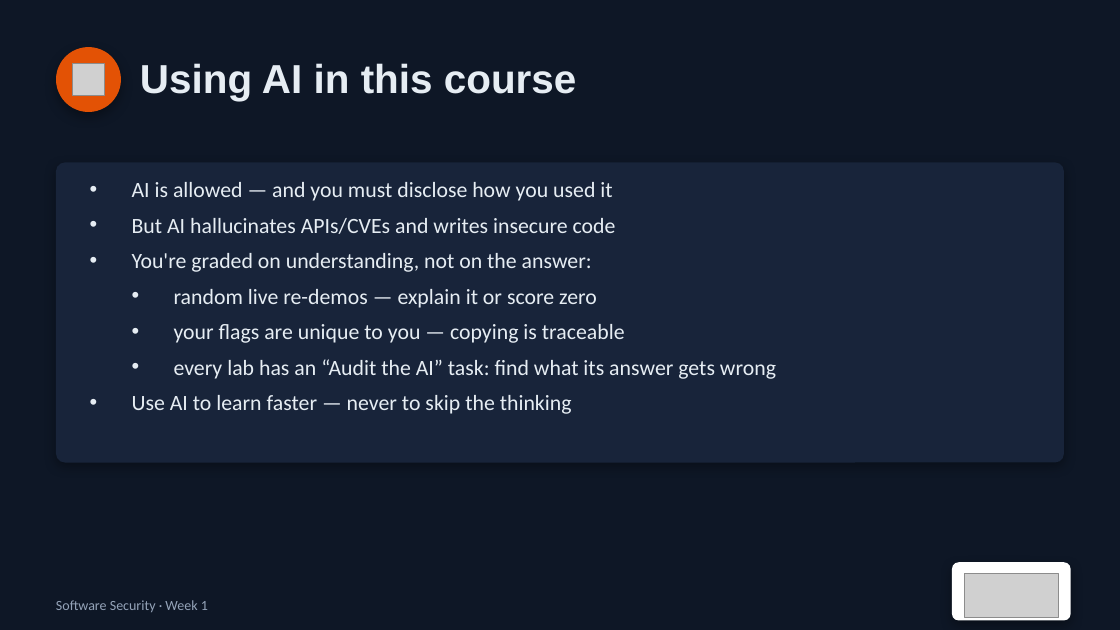
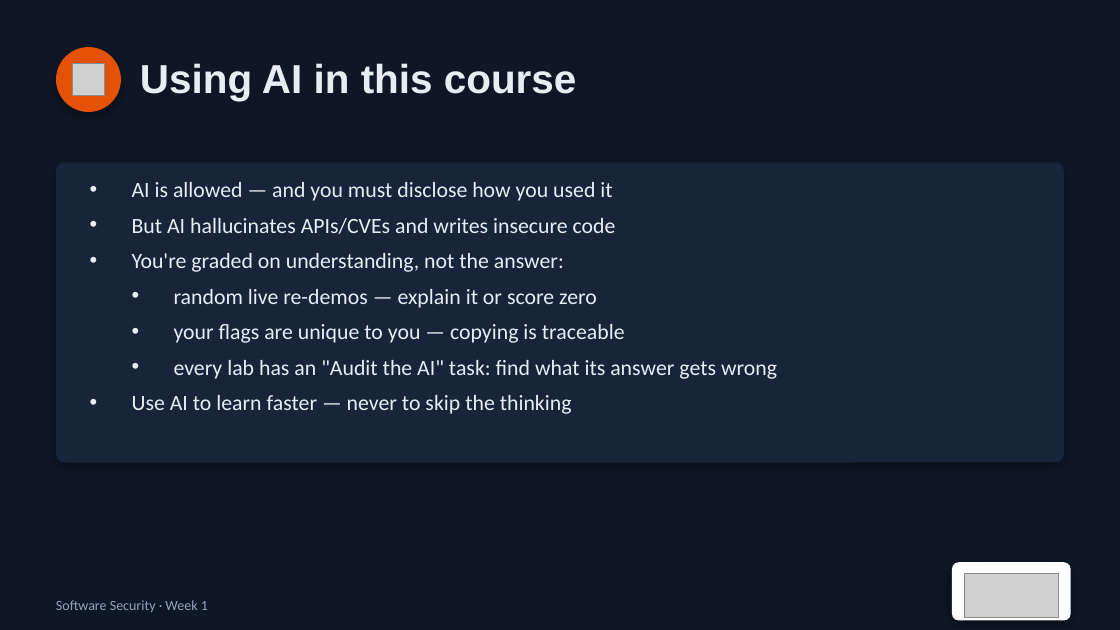
Before and after one commit to nutthakorn7/software-security, a slide deck: slide 15 of slides/pptx/week01.pptx (slide 14 before the commit). Drawn at 1120x630 pixels with LibreOffice and Linux fonts; fonts in the diff are those of the drawing; grey boxes stand for pictures. Boxes give left, top, right and bottom in pixels: in the first picture for what was removed or moved away, otherwise in the second. Text is boxed around its words. In the diff, an @@ line names an element or a change of style, - is before the commit and + after.

```diff
--- a/slides/pptx/week01.pptx
+++ b/slides/pptx/week01.pptx
@@ text at bbox=[132, 253, 564, 272]: text changed @@
-• You're graded on understanding, not on the answer:
+• You're graded on understanding, not the answer:
@@ text at bbox=[174, 360, 777, 379]: text changed @@
-  • every lab has an “Audit the AI” task: find what its answer gets wrong
+  • every lab has an "Audit the AI" task: find what its answer gets wrong
```
Also in this commit, not shown: 4 other slides changed, 2 slides added, 1 slide removed, 2 other files.
